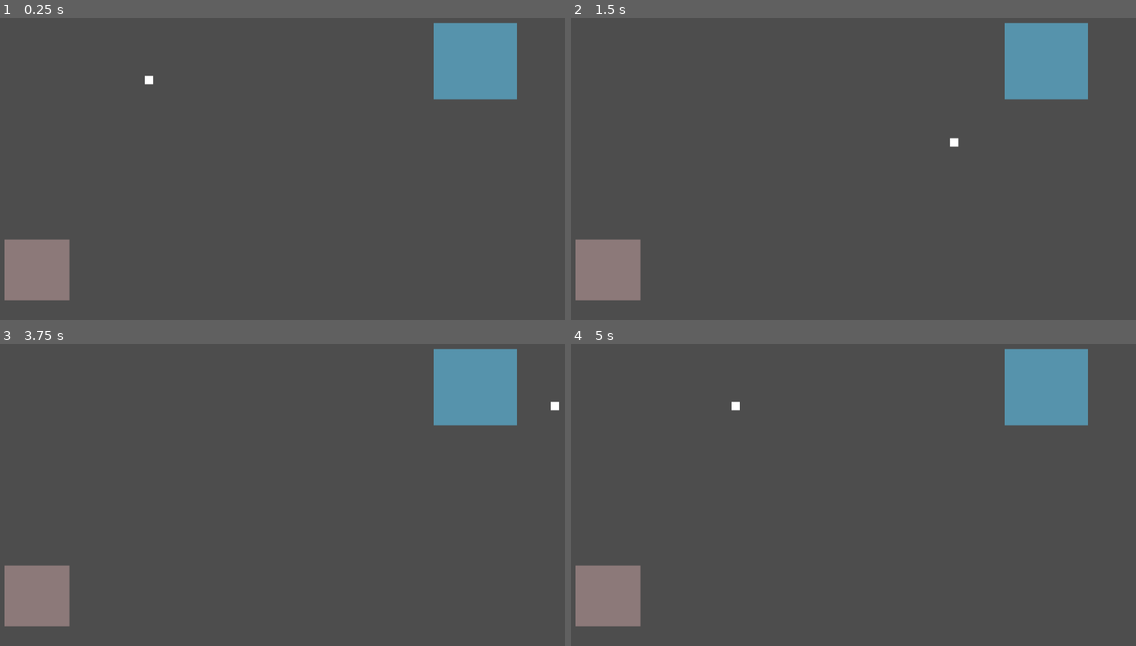
Above: before the commit, frames 1-4 (two rows, left to right).
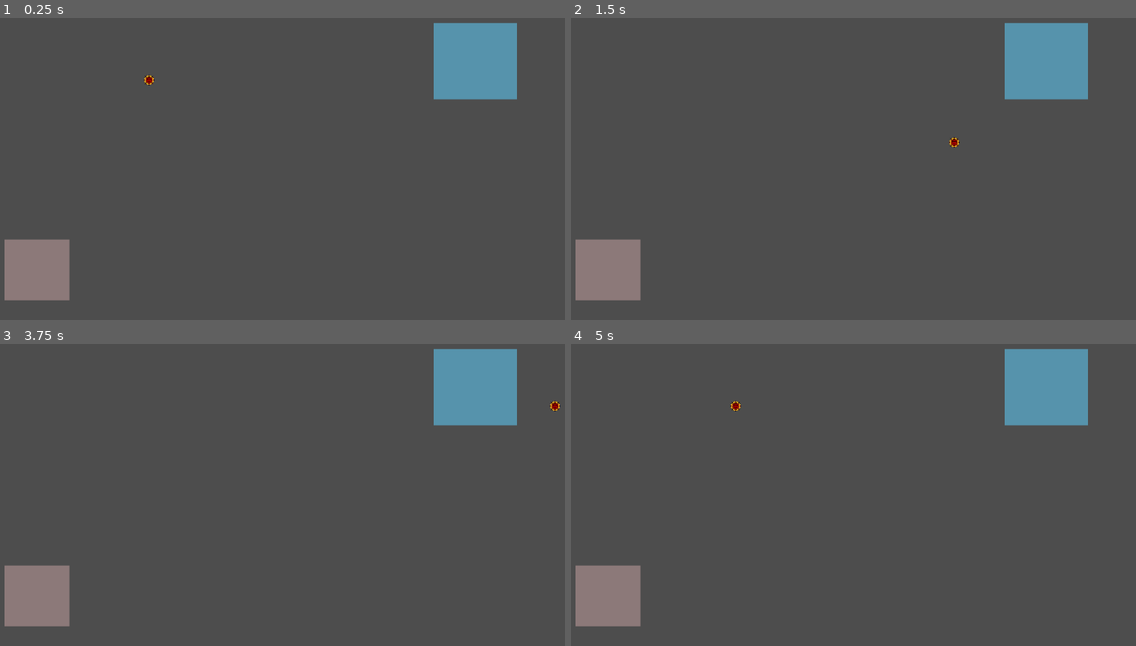
Above: after the commit, the same moments.

Repository: Haaki-/iDidNotAskHowBigTheRoomIs
Game: Godot game, scene res://Scene/game_root.tscn
Same seed, same stepped clock (60 frames per second), same inputs: the game is played once before the commit and once after it.
Inputs:
- Up to frame 1 (0.25 s): no input
- Up to frame 2 (1.5 s): tap Enter at 0.5 s; hold D (MoveRight) 0.53-1.28 s; hold S (MoveDown) from 1.28 s (still down)
- Up to frame 3 (3.75 s): release S (MoveDown) at 2.03 s; hold D (MoveRight) 2.03-2.78 s; hold W (MoveUp) 2.78-3.53 s; tap Space at 3.5 s; hold A (MoveLeft) from 3.53 s (still down)
- Up to frame 4 (5 s): keep holding A (MoveLeft)

The runs differ from the first frame. In frame 1, less than 0.1% of the frame differs, in the area x 25-28%, y 18-23%; in frame 2, less than 0.1%, in the area x 66-69%, y 39-43%; in frame 3, less than 0.1%; in frame 4, less than 0.1%.

Commit message:
Added a placeholder sprite to the player object

Diff:
--- a/Scene/square_boi.tscn
+++ b/Scene/square_boi.tscn
@@ -1,19 +1,17 @@
-[gd_scene load_steps=3 format=3 uid="uid://cbcejo7wpd7ju"]
+[gd_scene load_steps=4 format=3 uid="uid://cbcejo7wpd7ju"]
 
 [ext_resource type="Script" path="res://Script/square_boi.gd" id="1_8rxiq"]
+[ext_resource type="Texture2D" uid="uid://3ye7bt6g8bu" path="res://Sprite/LeagueLogo.png" id="2_0lad0"]
 
 [sub_resource type="CircleShape2D" id="CircleShape2D_aynke"]
 
 [node name="SquareBoi" type="CharacterBody2D"]
 script = ExtResource("1_8rxiq")
 
+[node name="LeagueLogo" type="Sprite2D" parent="."]
+position = Vector2(4.76837e-07, 2.38419e-07)
+scale = Vector2(0.0068415, 0.0068415)
+texture = ExtResource("2_0lad0")
+
 [node name="CollisionShape2D" type="CollisionShape2D" parent="."]
 shape = SubResource("CircleShape2D_aynke")
-
-[node name="Sprite2D" type="Sprite2D" parent="."]
-
-[node name="ColorRect" type="ColorRect" parent="."]
-offset_left = -8.0
-offset_top = -8.0
-offset_right = 8.0
-offset_bottom = 8.0
Binary file added: Sprite/LeagueLogo.png
Not shown, added: Sprite/LeagueLogo.png.import
